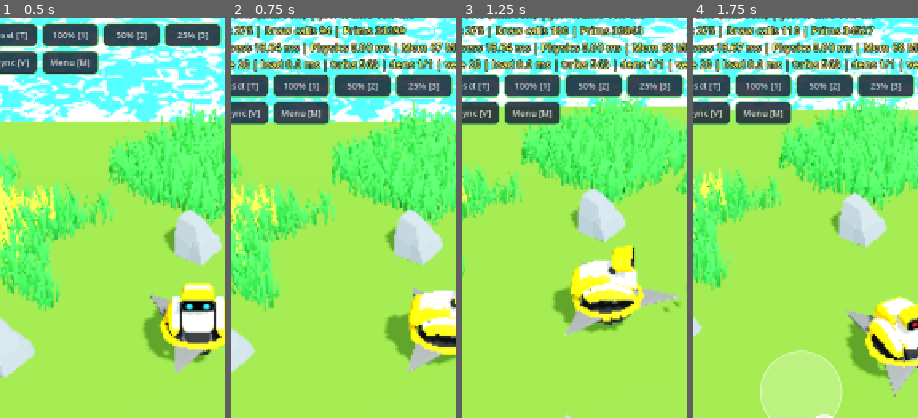
Above: before the commit, frames 1-4 (left to right).
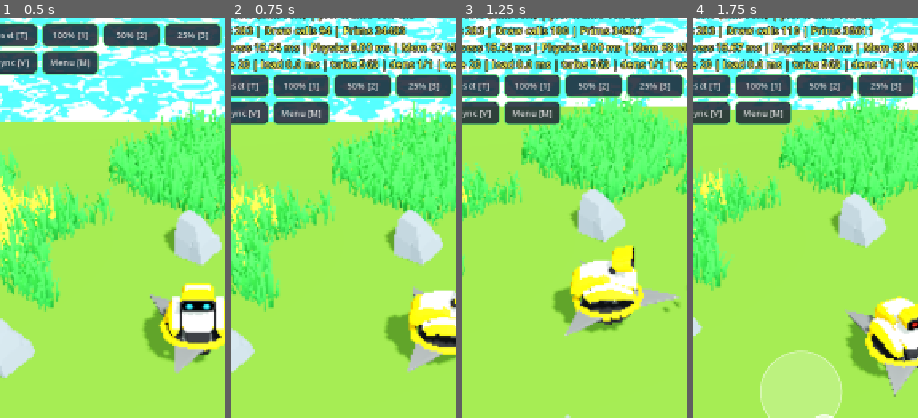
Above: after the commit, the same moments.

Repository: rogerbif/grass-cut-bot
Game: Godot game, scene res://scenes/tools/perf_test.tscn
The game is run twice, just before and just after one commit, with the same random seed, the same clock (stepped at 60 frames per second) and the same inputs. This scene is started directly instead of the project's main scene.
Inputs (mouse positions are % of the whole screen's width and height, from its top left):
- Up to frame 1 (0.5 s): no input
- Up to frame 2 (0.75 s): tap Enter at 0.5 s; move the mouse to (72, 45) at 0.52 s; hold Right (ui_right) from 0.53 s (still down); hold Alt from 0.53 s (still down); click (72, 45) at 0.67 s
- Up to frame 3 (1.25 s): keep holding Right (ui_right); keep holding Alt
- Up to frame 4 (1.75 s): release Right (ui_right) at 1.25 s; release Alt at 1.25 s; drag from (30, 55) to (45, 70) at 1.27 s
The pictures show only the part of the screen within x 6-56%, y 8-58%; the shares and areas given below are measured in that part.

Frame 1 is identical in both runs. In frame 2, 0.2% of the frame differs, in the area x 3-79%, y 2-5%; in frame 3, 0.3%, in the area x 3-81%, y 2-5%; in frame 4, 0.2%.

Commit message:
feat: novas flores do pack Plants1 sem textura, 3 hits e suporte no editor (v0.12.34-alpha)

Diff:
--- a/project.godot
+++ b/project.godot
@@ -11,7 +11,7 @@
 [application]
 
 config/name="Grass Cut Bot"
-config/version="0.12.33-alpha"
+config/version="0.12.34-alpha"
 run/main_scene="res://scenes/menu/main_menu.tscn"
 config/features=PackedStringArray("4.7", "Mobile")
 boot_splash/image="uid://3pegaomvcdut"
--- /dev/null
+++ b/scenes/plants/flower_bed.tscn
@@ -0,0 +1,35 @@
+[gd_scene load_steps=6 format=3 uid="uid://flw_bed_scene_01"]
+
+[ext_resource type="Script" path="res://scripts/plants/plant.gd" id="1_flower"]
+[ext_resource type="PackedScene" uid="uid://btxbeltwrrkur" path="res://assets/models/flower_08_bed.glb" id="2_flower_model"]
+[ext_resource type="Material" uid="uid://interactive_grass_mat_01" path="res://shaders/interactive_grass_material.tres" id="3_stem_mat"]
+[ext_resource type="Material" uid="uid://flw_bed_mat_01" path="res://shaders/flower_bed_material.tres" id="4_bed_mat"]
+
+[sub_resource type="CylinderShape3D" id="CylinderShape3D_area"]
+height = 0.45
+radius = 0.35
+
+[node name="FlowerBed" type="Node3D" groups=["plants"]]
+script = ExtResource("1_flower")
+type = 2
+max_health = 3
+coin_reward = 5
+plant_key = "flower_bed"
+custom_material = ExtResource("4_bed_mat")
+
+[node name="Area3D" type="Area3D" parent="." groups=["vegetation"]]
+collision_layer = 4
+collision_mask = 0
+
+[node name="CollisionShape3D" type="CollisionShape3D" parent="Area3D"]
+transform = Transform3D(1, 0, 0, 0, 1, 0, 0, 0, 1, 0, 0.225, 0)
+shape = SubResource("CylinderShape3D_area")
+
+[node name="VisualMesh" type="Node3D" parent="."]
+
+[node name="FlowerModel" parent="VisualMesh" instance=ExtResource("2_flower_model")]
+
+[node name="Bed_Export" parent="VisualMesh/FlowerModel" index="0"]
+cast_shadow = 0
+surface_material_override/0 = ExtResource("3_stem_mat")
+surface_material_override/1 = ExtResource("4_bed_mat")
--- /dev/null
+++ b/scenes/plants/flower_bell.tscn
@@ -0,0 +1,35 @@
+[gd_scene load_steps=6 format=3 uid="uid://flw_bell_scene_01"]
+
+[ext_resource type="Script" path="res://scripts/plants/plant.gd" id="1_flower"]
+[ext_resource type="PackedScene" uid="uid://6p72ext4ywws" path="res://assets/models/flower_05_bell.glb" id="2_flower_model"]
+[ext_resource type="Material" uid="uid://interactive_grass_mat_01" path="res://shaders/interactive_grass_material.tres" id="3_stem_mat"]
+[ext_resource type="Material" uid="uid://flw_bell_mat_01" path="res://shaders/flower_bell_material.tres" id="4_bell_mat"]
+
+[sub_resource type="CylinderShape3D" id="CylinderShape3D_area"]
+height = 0.55
+radius = 0.22
+
+[node name="FlowerBell" type="Node3D" groups=["plants"]]
+script = ExtResource("1_flower")
+type = 2
+max_health = 3
+coin_reward = 5
+plant_key = "flower_bell"
+custom_material = ExtResource("4_bell_mat")
+
+[node name="Area3D" type="Area3D" parent="." groups=["vegetation"]]
+collision_layer = 4
+collision_mask = 0
+
+[node name="CollisionShape3D" type="CollisionShape3D" parent="Area3D"]
+transform = Transform3D(1, 0, 0, 0, 1, 0, 0, 0, 1, 0, 0.275, 0)
+shape = SubResource("CylinderShape3D_area")
+
+[node name="VisualMesh" type="Node3D" parent="."]
+
+[node name="FlowerModel" parent="VisualMesh" instance=ExtResource("2_flower_model")]
+
+[node name="Bell_Export" parent="VisualMesh/FlowerModel" index="0"]
+cast_shadow = 0
+surface_material_override/0 = ExtResource("3_stem_mat")
+surface_material_override/1 = ExtResource("4_bell_mat")
--- /dev/null
+++ b/scenes/plants/flower_corolla.tscn
@@ -0,0 +1,35 @@
+[gd_scene load_steps=6 format=3 uid="uid://flw_corolla_scene_01"]
+
+[ext_resource type="Script" path="res://scripts/plants/plant.gd" id="1_flower"]
+[ext_resource type="PackedScene" uid="uid://b7s5jlcrcxa08" path="res://assets/models/flower_06_corolla.glb" id="2_flower_model"]
+[ext_resource type="Material" uid="uid://interactive_grass_mat_01" path="res://shaders/interactive_grass_material.tres" id="3_stem_mat"]
+[ext_resource type="Material" uid="uid://flw_corolla_mat_01" path="res://shaders/flower_corolla_material.tres" id="4_corolla_mat"]
+
+[sub_resource type="CylinderShape3D" id="CylinderShape3D_area"]
+height = 0.55
+radius = 0.22
+
+[node name="FlowerCorolla" type="Node3D" groups=["plants"]]
+script = ExtResource("1_flower")
+type = 2
+max_health = 3
+coin_reward = 5
+plant_key = "flower_corolla"
+custom_material = ExtResource("4_corolla_mat")
+
+[node name="Area3D" type="Area3D" parent="." groups=["vegetation"]]
+collision_layer = 4
+collision_mask = 0
+
+[node name="CollisionShape3D" type="CollisionShape3D" parent="Area3D"]
+transform = Transform3D(1, 0, 0, 0, 1, 0, 0, 0, 1, 0, 0.275, 0)
+shape = SubResource("CylinderShape3D_area")
+
+[node name="VisualMesh" type="Node3D" parent="."]
+
+[node name="FlowerModel" parent="VisualMesh" instance=ExtResource("2_flower_model")]
+
+[node name="Corolla_Export" parent="VisualMesh/FlowerModel" index="0"]
+cast_shadow = 0
+surface_material_override/0 = ExtResource("3_stem_mat")
+surface_material_override/1 = ExtResource("4_corolla_mat")
--- /dev/null
+++ b/scenes/plants/flower_tulip.tscn
@@ -0,0 +1,35 @@
+[gd_scene load_steps=6 format=3 uid="uid://flw_tulip_scene_01"]
+
+[ext_resource type="Script" path="res://scripts/plants/plant.gd" id="1_flower"]
+[ext_resource type="PackedScene" uid="uid://0momor8vm1s1" path="res://assets/models/flower_07_tulip.glb" id="2_flower_model"]
+[ext_resource type="Material" uid="uid://interactive_grass_mat_01" path="res://shaders/interactive_grass_material.tres" id="3_stem_mat"]
+[ext_resource type="Material" uid="uid://flw_tulip_mat_01" path="res://shaders/flower_tulip_material.tres" id="4_tulip_mat"]
+
+[sub_resource type="CylinderShape3D" id="CylinderShape3D_area"]
+height = 0.55
+radius = 0.22
+
+[node name="FlowerTulip" type="Node3D" groups=["plants"]]
+script = ExtResource("1_flower")
+type = 2
+max_health = 3
+coin_reward = 5
+plant_key = "flower_tulip"
+custom_material = ExtResource("4_tulip_mat")
+
+[node name="Area3D" type="Area3D" parent="." groups=["vegetation"]]
+collision_layer = 4
+collision_mask = 0
+
+[node name="CollisionShape3D" type="CollisionShape3D" parent="Area3D"]
+transform = Transform3D(1, 0, 0, 0, 1, 0, 0, 0, 1, 0, 0.275, 0)
+shape = SubResource("CylinderShape3D_area")
+
+[node name="VisualMesh" type="Node3D" parent="."]
+
+[node name="FlowerModel" parent="VisualMesh" instance=ExtResource("2_flower_model")]
+
+[node name="Tulip_Export" parent="VisualMesh/FlowerModel" index="0"]
+cast_shadow = 0
+surface_material_override/0 = ExtResource("3_stem_mat")
+surface_material_override/1 = ExtResource("4_tulip_mat")
--- a/scripts/core/game_version.gd
+++ b/scripts/core/game_version.gd
@@ -7,7 +7,7 @@
 
 const MAJOR: int = 0
 const MINOR: int = 12
-const PATCH: int = 33
+const PATCH: int = 34
 const STAGE: String = "ALPHA" # "PRE-ALPHA", "ALPHA", "BETA", "RC", "RELEASE"
 const BUILD_TYPE: String = "dev" # "dev", "nightly", "public"
 
--- a/scripts/editor/level_editor.gd
+++ b/scripts/editor/level_editor.gd
@@ -13,6 +13,10 @@
 const FLOWER_ROSE_SCENE: PackedScene = preload("res://scenes/plants/flower_rose.tscn")
 const FLOWER_DAISY_SCENE: PackedScene = preload("res://scenes/plants/flower_daisy.tscn")
 const FLOWER_SUNFLOWER_SCENE: PackedScene = preload("res://scenes/plants/flower_sunflower.tscn")
+const FLOWER_BELL_SCENE: PackedScene = preload("res://scenes/plants/flower_bell.tscn")
+const FLOWER_COROLLA_SCENE: PackedScene = preload("res://scenes/plants/flower_corolla.tscn")
+const FLOWER_TULIP_SCENE: PackedScene = preload("res://scenes/plants/flower_tulip.tscn")
+const FLOWER_BED_SCENE: PackedScene = preload("res://scenes/plants/flower_bed.tscn")
 const WHEAT_SCENE: PackedScene = preload("res://scenes/plants/wheat_tuft.tscn")
 
 const CUTTER_SCENE: PackedScene = preload("res://scenes/cutter/cutter.tscn")
@@ -828,6 +832,14 @@
 				f_scene = FLOWER_DAISY_SCENE
 			elif o_type == "flower_sunflower":
 				f_scene = FLOWER_SUNFLOWER_SCENE
+			elif o_type == "flower_bell":
+				f_scene = FLOWER_BELL_SCENE
+			elif o_type == "flower_corolla":
+				f_scene = FLOWER_COROLLA_SCENE
+			elif o_type == "flower_tulip":
+				f_scene = FLOWER_TULIP_SCENE
+			elif o_type == "flower_bed":
+				f_scene = FLOWER_BED_SCENE
 			var f_inst: Node3D = f_scene.instantiate() as Node3D
 			if f_inst != null:
 				f_inst.position = LevelJsonLoader.grid_to_world(cell.x, cell.y, grid_width, grid_height, CELL_SIZE)
--- a/scripts/editor/tile_palette_db.gd
+++ b/scripts/editor/tile_palette_db.gd
@@ -160,6 +160,38 @@
 		"icon": "🌻",
 		"color": Color(1.0, 0.82, 0.10),
 		"goal_key": "flower_sunflower",
+		"category": "plant"
+	},
+	{
+		"id": "flower_bell",
+		"name": "Flor Sino",
+		"icon": "🔔",
+		"color": Color(0.22, 0.58, 0.95),
+		"goal_key": "flower_bell",
+		"category": "plant"
+	},
+	{
+		"id": "flower_corolla",
+		"name": "Cravo Corola",
+		"icon": "🏵️",
+		"color": Color(0.98, 0.52, 0.18),
+		"goal_key": "flower_corolla",
+		"category": "plant"
+	},
+	{
+		"id": "flower_tulip",
+		"name": "Tulipa Imperial",
+		"icon": "🌷",
+		"color": Color(0.92, 0.18, 0.24),
+		"goal_key": "flower_tulip",
+		"category": "plant"
+	},
+	{
+		"id": "flower_bed",
+		"name": "Canteiro Florido",
+		"icon": "🪻",
+		"color": Color(0.78, 0.38, 0.92),
+		"goal_key": "flower_bed",
 		"category": "plant"
 	},
 	{
--- a/scripts/level/level_json_loader.gd
+++ b/scripts/level/level_json_loader.gd
@@ -26,6 +26,10 @@
 	"flower_rose": preload("res://scenes/plants/flower_rose.tscn"),
 	"flower_daisy": preload("res://scenes/plants/flower_daisy.tscn"),
 	"flower_sunflower": preload("res://scenes/plants/flower_sunflower.tscn"),
+	"flower_bell": preload("res://scenes/plants/flower_bell.tscn"),
+	"flower_corolla": preload("res://scenes/plants/flower_corolla.tscn"),
+	"flower_tulip": preload("res://scenes/plants/flower_tulip.tscn"),
+	"flower_bed": preload("res://scenes/plants/flower_bed.tscn"),
 	"rock": preload("res://scenes/obstacles/rock.tscn")
 }
 
--- a/scripts/plants/vegetation_grid.gd
+++ b/scripts/plants/vegetation_grid.gd
@@ -13,6 +13,10 @@
 const FLOWER_ROSE_SCENE: PackedScene = preload("res://scenes/plants/flower_rose.tscn")
 const FLOWER_DAISY_SCENE: PackedScene = preload("res://scenes/plants/flower_daisy.tscn")
 const FLOWER_SUNFLOWER_SCENE: PackedScene = preload("res://scenes/plants/flower_sunflower.tscn")
+const FLOWER_BELL_SCENE: PackedScene = preload("res://scenes/plants/flower_bell.tscn")
+const FLOWER_COROLLA_SCENE: PackedScene = preload("res://scenes/plants/flower_corolla.tscn")
+const FLOWER_TULIP_SCENE: PackedScene = preload("res://scenes/plants/flower_tulip.tscn")
+const FLOWER_BED_SCENE: PackedScene = preload("res://scenes/plants/flower_bed.tscn")
 
 const GRASS_MATERIALS: Dictionary = {
 	"grass_green": preload("res://shaders/interactive_grass_material.tres"),
@@ -46,7 +50,11 @@
 	"flower",
 	"flower_rose",
 	"flower_daisy",
-	"flower_sunflower"
+	"flower_sunflower",
+	"flower_bell",
+	"flower_corolla",
+	"flower_tulip",
+	"flower_bed"
 ]
 
 const GRID_STEP: float = 0.40
@@ -64,6 +72,10 @@
 static var _flower_rose_mesh: ArrayMesh = null
 static var _flower_daisy_mesh: ArrayMesh = null
 static var _flower_sunflower_mesh: ArrayMesh = null
+static var _flower_bell_mesh: ArrayMesh = null
+static var _flower_corolla_mesh: ArrayMesh = null
+static var _flower_tulip_mesh: ArrayMesh = null
+static var _flower_bed_mesh: ArrayMesh = null
 static var _tile_meshes: Dictionary = {}
 
 # Dados por planta (SoA - Structure of Arrays para zero overhead de nós)
@@ -166,6 +178,34 @@
 		if visual_root != null:
 			_flower_sunflower_mesh = _build_combined_mesh_from_hierarchy(visual_root, Transform3D.IDENTITY)
 		sun_inst.free()
+
+	if _flower_bell_mesh == null:
+		var bell_inst: Node = FLOWER_BELL_SCENE.instantiate()
+		var visual_root: Node3D = bell_inst.get_node_or_null("VisualMesh") as Node3D
+		if visual_root != null:
+			_flower_bell_mesh = _build_combined_mesh_from_hierarchy(visual_root, Transform3D.IDENTITY)
+		bell_inst.free()
+
+	if _flower_corolla_mesh == null:
+		var corolla_inst: Node = FLOWER_COROLLA_SCENE.instantiate()
+		var visual_root: Node3D = corolla_inst.get_node_or_null("VisualMesh") as Node3D
+		if visual_root != null:
+			_flower_corolla_mesh = _build_combined_mesh_from_hierarchy(visual_root, Transform3D.IDENTITY)
+		corolla_inst.free()
+
+	if _flower_tulip_mesh == null:
+		var tulip_inst: Node = FLOWER_TULIP_SCENE.instantiate()
+		var visual_root: Node3D = tulip_inst.get_node_or_null("VisualMesh") as Node3D
+		if visual_root != null:
+			_flower_tulip_mesh = _build_combined_mesh_from_hierarchy(visual_root, Transform3D.IDENTITY)
+		tulip_inst.free()
+
+	if _flower_bed_mesh == null:
+		var bed_inst: Node = FLOWER_BED_SCENE.instantiate()
+		var visual_root: Node3D = bed_inst.get_node_or_null("VisualMesh") as Node3D
+		if visual_root != null:
+			_flower_bed_mesh = _build_combined_mesh_from_hierarchy(visual_root, Transform3D.IDENTITY)
+		bed_inst.free()
 
 	if _tile_meshes.is_empty():
 		var model_scale_xform: Transform3D = Transform3D().scaled(Vector3(1.0, 2.0, 1.0))
@@ -367,8 +407,8 @@
 						obstacles_container.add_child(rock_inst)
 					else:
 						add_child(rock_inst)
-			elif o_type == "flower":
-				flower_cells[Vector2i(gx, gz)] = o_rot
+			elif o_type.begins_with("flower"):
+				flower_cells[Vector2i(gx, gz)] = o_type
 			elif o_type == "wheat":
 				wheat_cells[Vector2i(gx, gz)] = o_rot
 
@@ -461,6 +501,20 @@
 			return Color(0.64, 0.46, 0.10, 1.0)
 		"flower":
 			return Color(0.85, 0.22, 0.55, 1.0)
+		"flower_rose":
+			return Color(0.72, 0.12, 0.25, 1.0)
+		"flower_daisy":
+			return Color(0.85, 0.85, 0.88, 1.0)
+		"flower_sunflower":
+			return Color(0.82, 0.65, 0.08, 1.0)
+		"flower_bell":
+			return Color(0.18, 0.45, 0.75, 1.0)
+		"flower_corolla":
+			return Color(0.85, 0.42, 0.15, 1.0)
+		"flower_tulip":
+			return Color(0.75, 0.12, 0.18, 1.0)
+		"flower_bed":
+			return Color(0.65, 0.28, 0.78, 1.0)
 		_:
 			return Color(0.12, 0.36, 0.12, 1.0)
 
@@ -545,9 +599,11 @@
 	# Adiciona flores de tile caso existam no JSON
 	for f_cell: Vector2i in tile_flowers.keys():
 		var f_pos: Vector3 = LevelJsonLoader.grid_to_world(f_cell.x, f_cell.y, width_blocks, height_blocks, block_cell_size)
+		var f_val: Variant = tile_flowers[f_cell]
+		var f_type: String = String(f_val) if (f_val is String and not String(f_val).is_empty()) else "flower"
 		tufts.append({
 			"pos": f_pos,
-			"type": "flower",
+			"type": f_type,
 			"scale_factor": 1.0,
 			"seed": float(f_cell.x * 79 + f_cell.y * 31)
 		})
@@ -629,6 +685,14 @@
 				mm.mesh = _flower_daisy_mesh
 			elif v_type == "flower_sunflower":
 				mm.mesh = _flower_sunflower_mesh
+			elif v_type == "flower_bell":
+				mm.mesh = _flower_bell_mesh
+			elif v_type == "flower_corolla":
+				mm.mesh = _flower_corolla_mesh
+			elif v_type == "flower_tulip":
+				mm.mesh = _flower_tulip_mesh
+			elif v_type == "flower_bed":
+				mm.mesh = _flower_bed_mesh
 			else:
 				mm.mesh = _flower_mesh
 		elif v_type == "wheat":
@@ -928,6 +992,14 @@
 				mm.mesh = _flower_daisy_mesh
 			elif v_type == "flower_sunflower":
 				mm.mesh = _flower_sunflower_mesh
+			elif v_type == "flower_bell":
+				mm.mesh = _flower_bell_mesh
+			elif v_type == "flower_corolla":
+				mm.mesh = _flower_corolla_mesh
+			elif v_type == "flower_tulip":
+				mm.mesh = _flower_tulip_mesh
+			elif v_type == "flower_bed":
+				mm.mesh = _flower_bed_mesh
 			else:
 				mm.mesh = _flower_mesh
 		elif v_type == "wheat":
@@ -1118,6 +1190,14 @@
 		return Color(0.97, 0.97, 0.98, 1.0)
 	if v_type == "flower_sunflower":
 		return Color(1.0, 0.82, 0.10, 1.0)
+	if v_type == "flower_bell":
+		return Color(0.22, 0.58, 0.95, 1.0)
+	if v_type == "flower_corolla":
+		return Color(0.98, 0.52, 0.18, 1.0)
+	if v_type == "flower_tulip":
+		return Color(0.92, 0.18, 0.24, 1.0)
+	if v_type == "flower_bed":
+		return Color(0.78, 0.38, 0.92, 1.0)
 	if v_type == "flower":
 		return Color(0.95, 0.35, 0.65, 1.0)
 	return Color(0.25, 0.75, 0.3, 1.0)
--- a/scripts/ui/hud.gd
+++ b/scripts/ui/hud.gd
@@ -148,6 +148,13 @@
 		"grass": icon_label.text = "🌿"
 		"wheat": icon_label.text = "🌾"
 		"flower": icon_label.text = "🌸"
+		"flower_rose": icon_label.text = "🌹"
+		"flower_daisy": icon_label.text = "🌼"
+		"flower_sunflower": icon_label.text = "🌻"
+		"flower_bell": icon_label.text = "🔔"
+		"flower_corolla": icon_label.text = "🏵️"
+		"flower_tulip": icon_label.text = "🌷"
+		"flower_bed": icon_label.text = "🪻"
 		_: icon_label.text = "🌱"
 	icon_label.add_theme_font_size_override("font_size", 24)
 
--- /dev/null
+++ b/shaders/flower_bed_material.tres
@@ -0,0 +1,14 @@
+[gd_resource type="ShaderMaterial" load_steps=2 format=3 uid="uid://flw_bed_mat_01"]
+
+[ext_resource type="Shader" path="res://shaders/interactive_flower.gdshader" id="1_flower_shader"]
+
+[resource]
+render_priority = 0
+shader = ExtResource("1_flower_shader")
+shader_parameter/interact_power = 0.22
+shader_parameter/wind_speed = 1.8
+shader_parameter/wind_strength = 0.08
+shader_parameter/petal_color = Color(0.78, 0.38, 0.92, 1)
+shader_parameter/center_color = Color(0.52, 0.18, 0.70, 1)
+shader_parameter/roughness = 0.9
+shader_parameter/specular = 0.15
--- /dev/null
+++ b/shaders/flower_bell_material.tres
@@ -0,0 +1,14 @@
+[gd_resource type="ShaderMaterial" load_steps=2 format=3 uid="uid://flw_bell_mat_01"]
+
+[ext_resource type="Shader" path="res://shaders/interactive_flower.gdshader" id="1_flower_shader"]
+
+[resource]
+render_priority = 0
+shader = ExtResource("1_flower_shader")
+shader_parameter/interact_power = 0.22
+shader_parameter/wind_speed = 1.8
+shader_parameter/wind_strength = 0.08
+shader_parameter/petal_color = Color(0.22, 0.58, 0.95, 1)
+shader_parameter/center_color = Color(0.12, 0.38, 0.82, 1)
+shader_parameter/roughness = 0.9
+shader_parameter/specular = 0.15
--- /dev/null
+++ b/shaders/flower_corolla_material.tres
@@ -0,0 +1,14 @@
+[gd_resource type="ShaderMaterial" load_steps=2 format=3 uid="uid://flw_corolla_mat_01"]
+
+[ext_resource type="Shader" path="res://shaders/interactive_flower.gdshader" id="1_flower_shader"]
+
+[resource]
+render_priority = 0
+shader = ExtResource("1_flower_shader")
+shader_parameter/interact_power = 0.22
+shader_parameter/wind_speed = 1.8
+shader_parameter/wind_strength = 0.08
+shader_parameter/petal_color = Color(0.98, 0.52, 0.18, 1)
+shader_parameter/center_color = Color(0.85, 0.28, 0.08, 1)
+shader_parameter/roughness = 0.9
+shader_parameter/specular = 0.15
--- /dev/null
+++ b/shaders/flower_tulip_material.tres
@@ -0,0 +1,14 @@
+[gd_resource type="ShaderMaterial" load_steps=2 format=3 uid="uid://flw_tulip_mat_01"]
+
+[ext_resource type="Shader" path="res://shaders/interactive_flower.gdshader" id="1_flower_shader"]
+
+[resource]
+render_priority = 0
+shader = ExtResource("1_flower_shader")
+shader_parameter/interact_power = 0.22
+shader_parameter/wind_speed = 1.8
+shader_parameter/wind_strength = 0.08
+shader_parameter/petal_color = Color(0.92, 0.18, 0.24, 1)
+shader_parameter/center_color = Color(0.55, 0.08, 0.14, 1)
+shader_parameter/roughness = 0.9
+shader_parameter/specular = 0.15
Binary file added: assets/models/flower_05_bell.glb
Not shown, added: assets/models/flower_05_bell.glb.import
Binary file added: assets/models/flower_06_corolla.glb
Not shown, added: assets/models/flower_06_corolla.glb.import
Binary file added: assets/models/flower_07_tulip.glb
Not shown, added: assets/models/flower_07_tulip.glb.import
Binary file added: assets/models/flower_08_bed.glb
Not shown, added: assets/models/flower_08_bed.glb.import
Not shown, changed: export_presets.cfg
Not shown, changed: docs/02_entidades_e_mecanicas/SISTEMA_DE_VEGETACAO.md
Not shown, added: docs/historico_melhorias/110_flores_plants1_sino_corola_tulipa_canteiro.md
Not shown, changed: docs/historico_melhorias/INDICE_MELHORIAS.md
